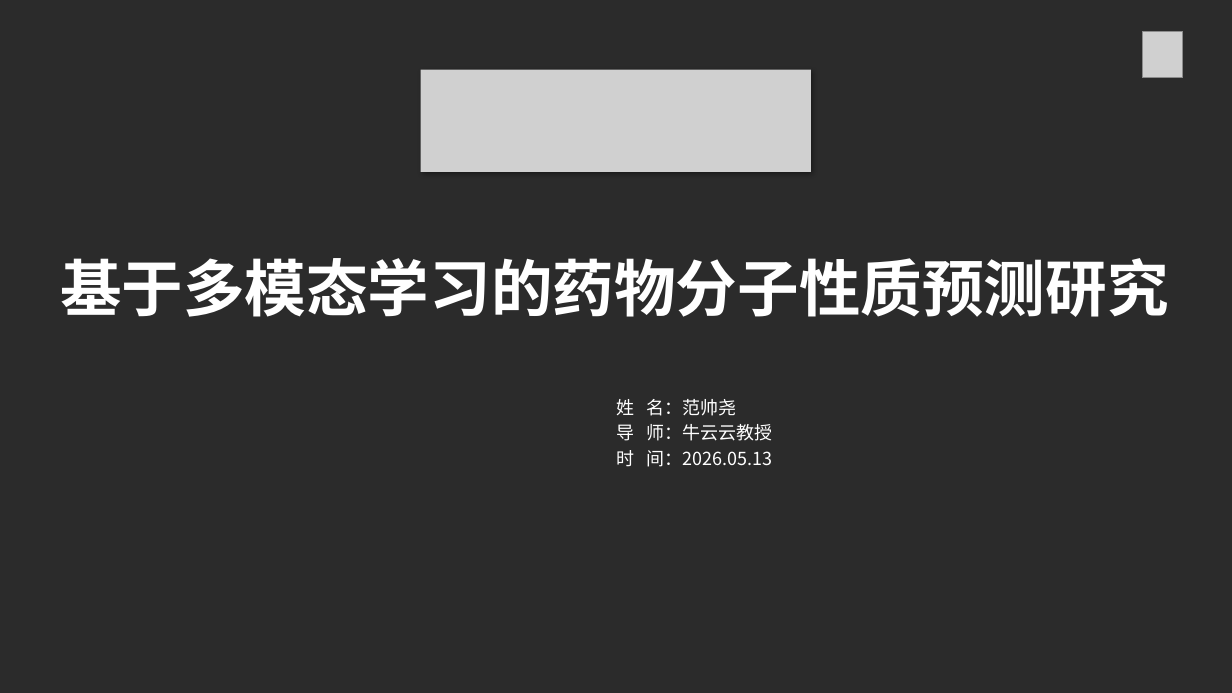
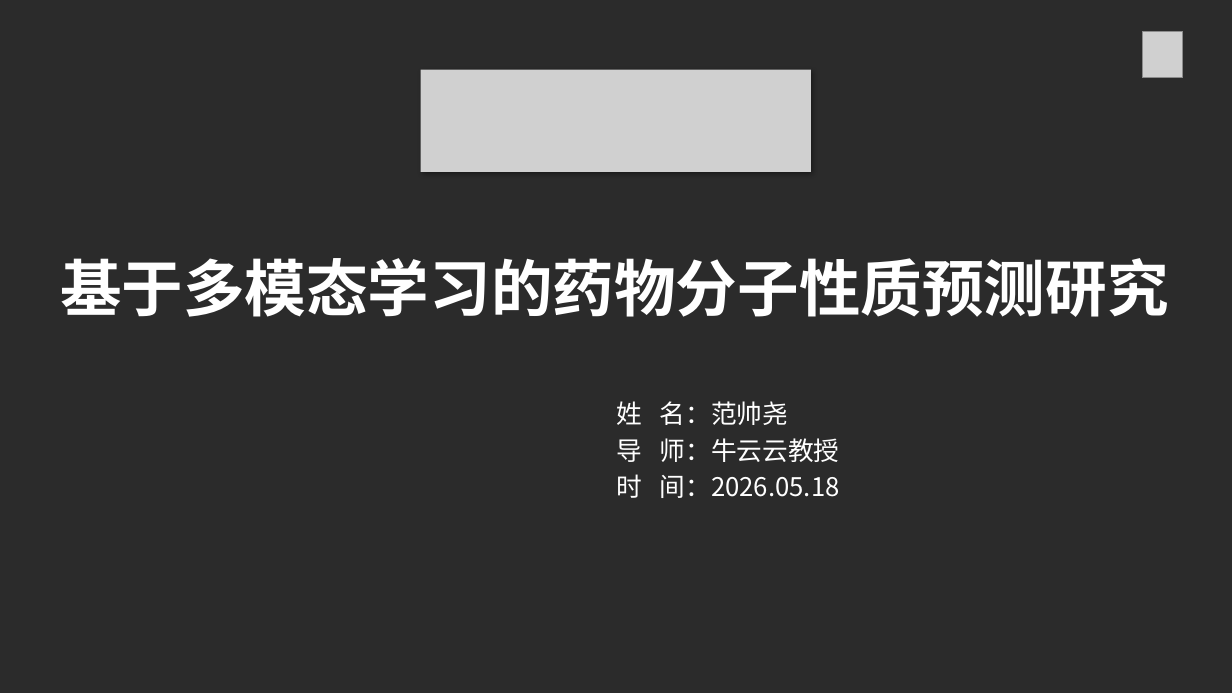
Before and after one commit to fanshuaiyao/BYFinall, a slide deck: slide 1 of 答辩/ppt/基于多模态学习的药物分子性质预测研究_答辩PPT.pptx. Drawn at 1232x693 pixels with LibreOffice and Linux fonts; fonts in the diff are those of the drawing; grey boxes stand for pictures; background and template pictures are left out; a plain dark background stands for a picture behind light text. Boxes give left, top, right and bottom in pixels: in the first picture for what was removed or moved away, otherwise in the second. Text is boxed around its words. In the diff, an @@ line names an element or a change of style, - is before the commit and + after.

```diff
--- a/答辩/ppt/基于多模态学习的药物分子性质预测研究_答辩PPT.pptx
+++ b/答辩/ppt/基于多模态学习的药物分子性质预测研究_答辩PPT.pptx
@@ text at [617, 401, 840, 462]: size 14 to 20 pt in "姓 名：范帅尧", "导 师：牛云云教授" @@
@@ text at [617, 474, 840, 498]: text changed; size 14 to 20 pt @@
-时 间：2026.05.13
+时 间：2026.05.18
```
Also in this commit, not shown: 11 other slides changed, 10 slides added, 2 slides removed, 28 other files.
